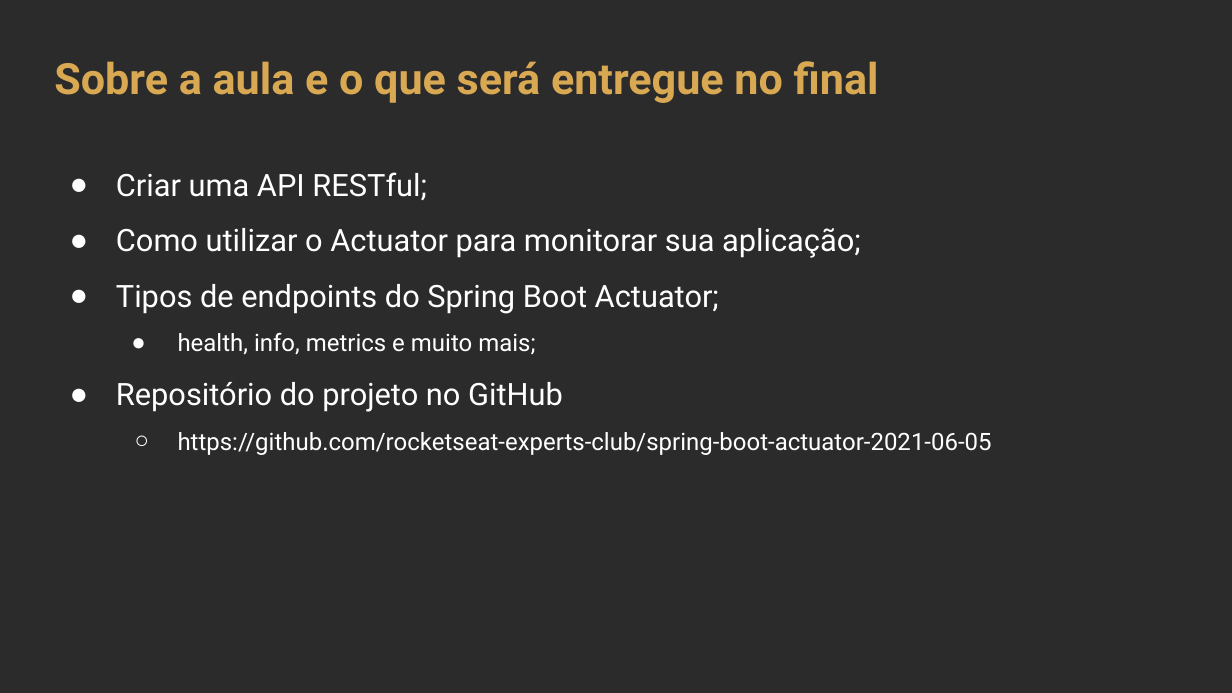
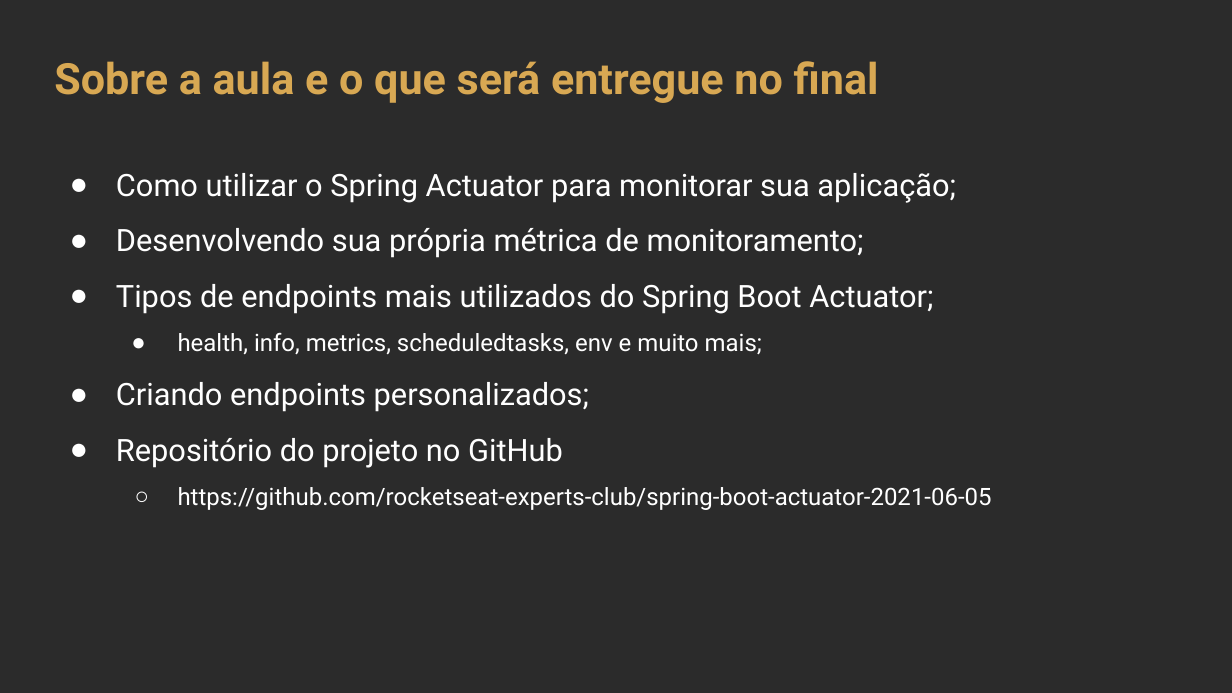
Before and after one commit to rocketseat-creators-program/spring-boot-actuator-2021-06-05, a slide deck: slide 4 of ApresentacaoSpringActuator.pptx. Drawn at 1232x693 pixels with LibreOffice and Linux fonts; fonts in the diff are those of the drawing; background and template pictures are left out; a plain dark background stands for a picture behind light text. Boxes give left, top, right and bottom in pixels: in the first picture for what was removed or moved away, otherwise in the second. Text is boxed around its words. In the diff, an @@ line names an element or a change of style, - is before the commit and + after.

Commit message:
Added new info on Readme.md. Added some feature used in class.

```diff
--- a/ApresentacaoSpringActuator.pptx
+++ b/ApresentacaoSpringActuator.pptx
@@ text at bbox=[116, 173, 956, 412]: text changed @@
-● Criar uma API RESTful;
-● Como utilizar o Actuator para monitorar sua aplicação;
-● Tipos de endpoints do Spring Boot Actuator;
-  ● health, info, metrics e muito mais;
+● Como utilizar o Spring Actuator para monitorar sua aplicação;
+● Desenvolvendo sua própria métrica de monitoramento;
+● Tipos de endpoints mais utilizados do Spring Boot Actuator;
+  ● health, info, metrics, scheduledtasks, env e muito mais;
+● Criando endpoints personalizados;
```
Also in this commit, not shown: 4 other slides changed, 2 slides added, 11 other files.
